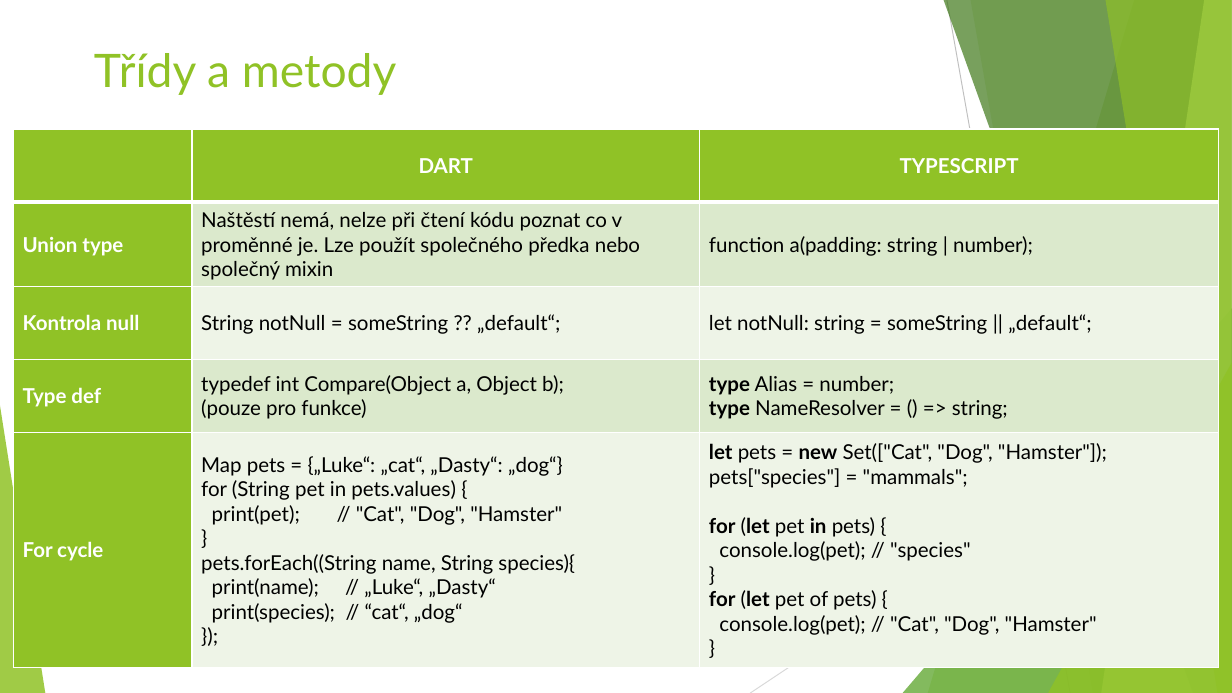
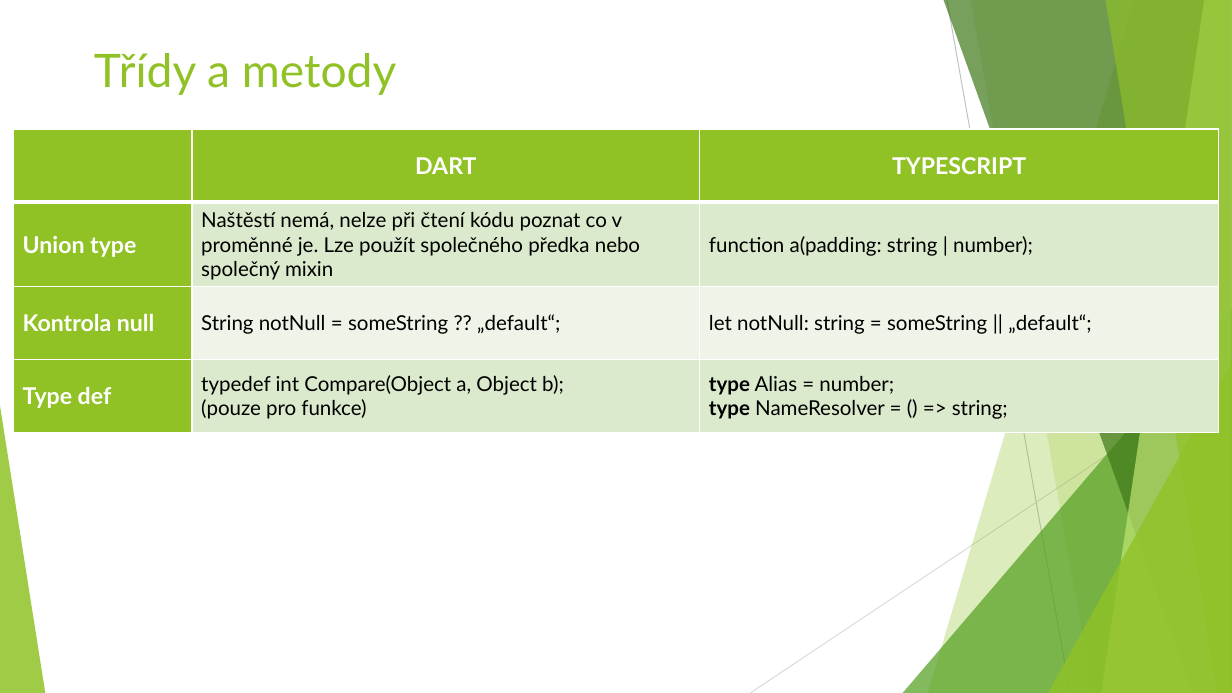
Before and after one commit to JanMlcoch/why-use-dart, a slide deck: slide 14 of Dart - proč ho používat.pptx (slide 13 before the commit). Drawn at 1232x693 pixels with LibreOffice and Linux fonts; fonts in the diff are those of the drawing. Boxes give left, top, right and bottom in pixels: in the first picture for what was removed or moved away, otherwise in the second. Text is boxed around its words. In the diff, an @@ line names an element or a change of style, - is before the commit and + after.

```diff
--- a/Dart - proč ho používat.pptx
+++ b/Dart - proč ho používat.pptx
@@ table at <box>14,129,1219,433</box> @@
-row 5: For cycle | Map pets = {„Luke“: „cat“, „Dasty“: „dog“} / for (String pet in pets.values) { / print(pet); // "Cat", "Dog", "Hamster" / } / pets.forEach((String name, String species){ / print(name); // „Luke“, „Dasty“ / print(species); // “cat“, „dog“ / }); | let pets = new Set(["Cat", "Dog", "Hamster"]); pets["species"] = "mammals"; / for (let pet in pets) { / console.log(pet); // "species" / } / for (let pet of pets) { / console.log(pet); // "Cat", "Dog", "Hamster" / }
```
Also in this commit, not shown: 10 other slides changed, 2 slides added, 2 other files.
